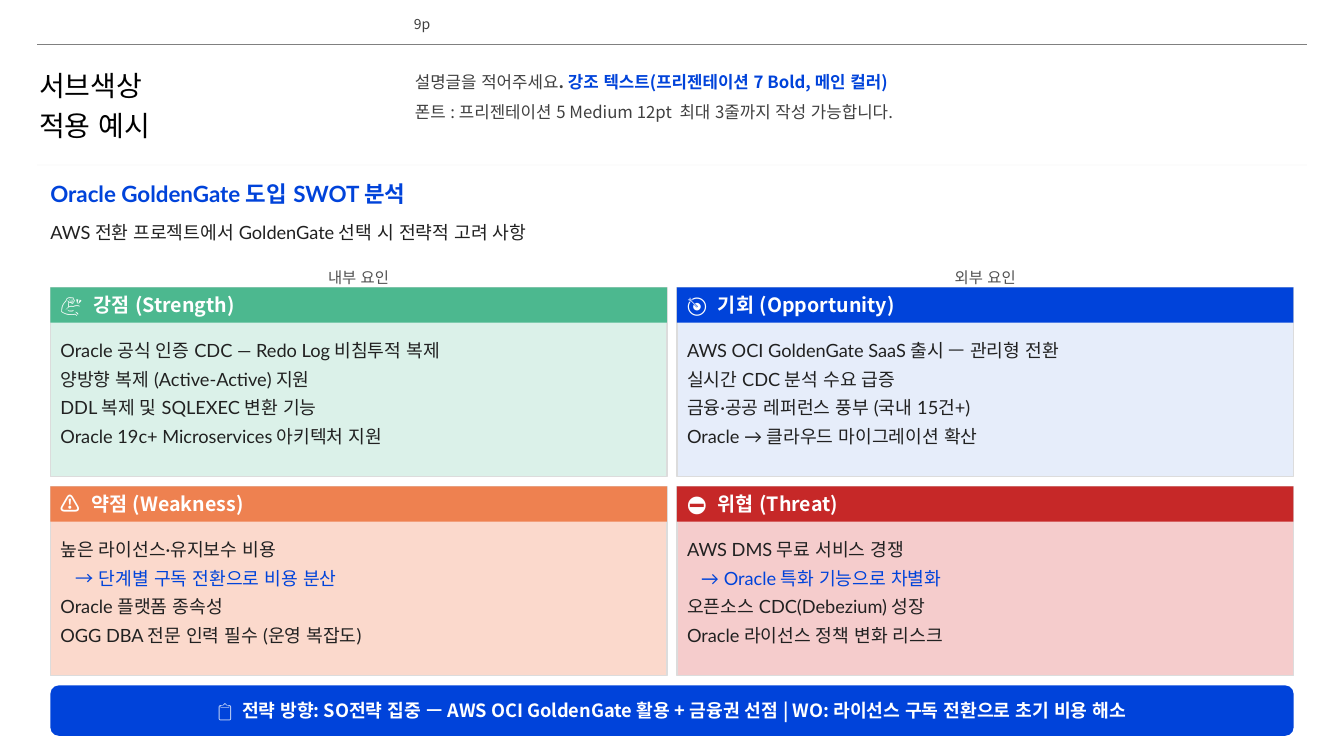
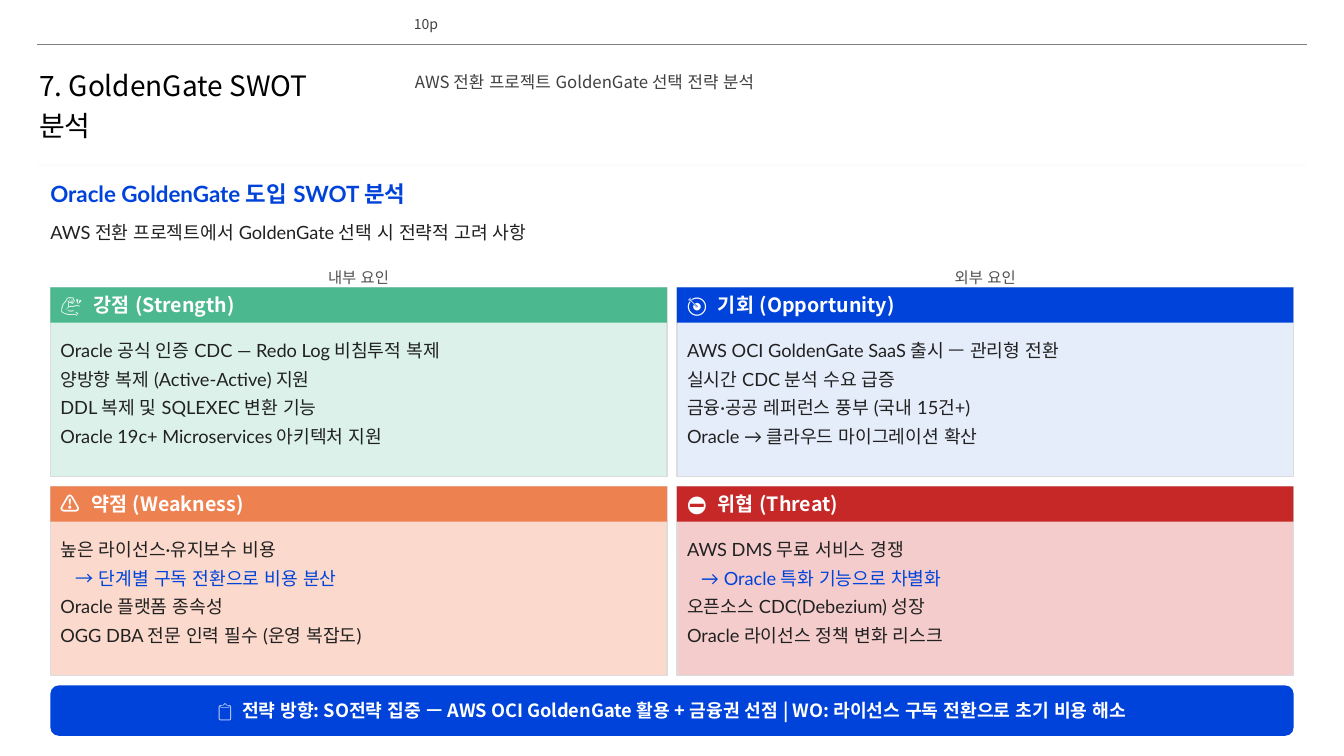
Before and after one commit to lhs6395-hslee/project-steer, a slide deck: slide 10 of results/pptx/Oracle_DB_Migration_Guide.pptx (slide 9 before the commit). Drawn at 1344x756 pixels with LibreOffice and Linux fonts; fonts in the diff are those of the drawing; background and template pictures are left out. Boxes give left, top, right and bottom in pixels: in the first picture for what was removed or moved away, otherwise in the second. Text is boxed around its words. In the diff, an @@ line names an element or a change of style, - is before the commit and + after.

```diff
--- a/results/pptx/Oracle_DB_Migration_Guide.pptx
+++ b/results/pptx/Oracle_DB_Migration_Guide.pptx
@@ page number at box(414, 19, 438, 32): text changed @@
-9p
+10p
@@ text at box(39, 73, 308, 139): text changed @@
-서브색상
-적용 예시
+7. GoldenGate SWOT 분석
@@ text at box(415, 74, 754, 90): text changed @@
-설명글을 적어주세요. 강조 텍스트(프리젠테이션 7 Bold, 메인 컬러)
-폰트 : 프리젠테이션 5 Medium 12pt 최대 3줄까지 작성 가능합니다.
+AWS 전환 프로젝트 GoldenGate 선택 전략 분석
```
Also in this commit, not shown: 8 other slides changed, 1 slide added, 7 other files.
